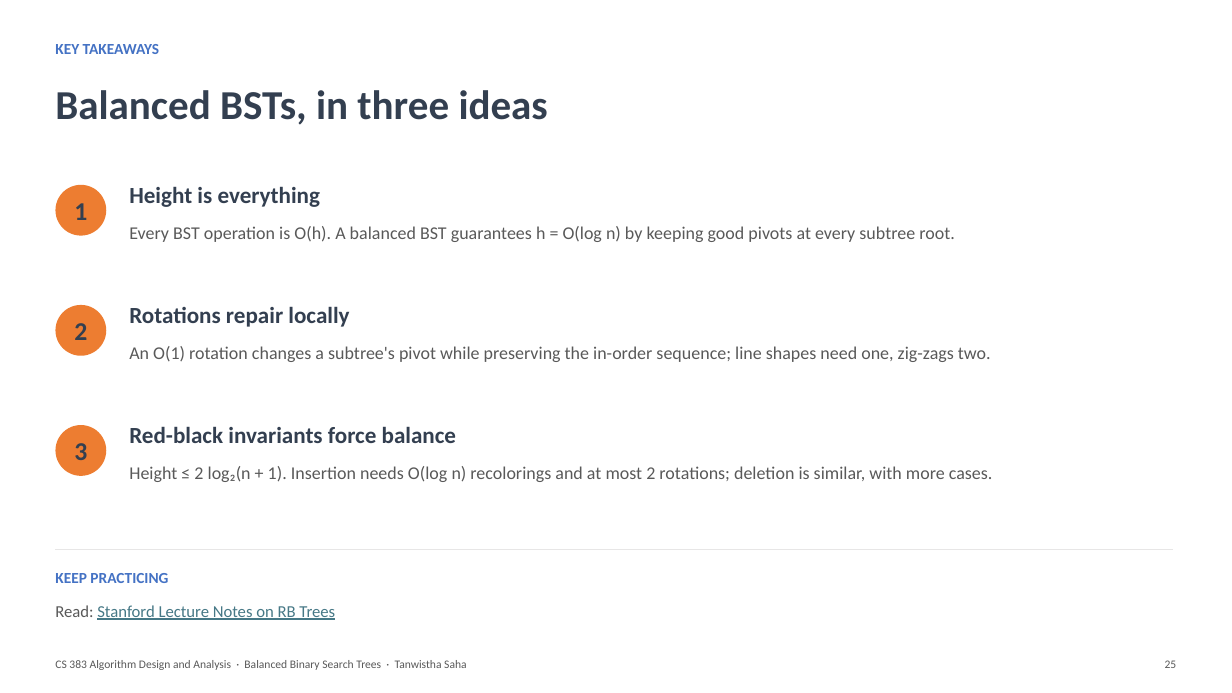
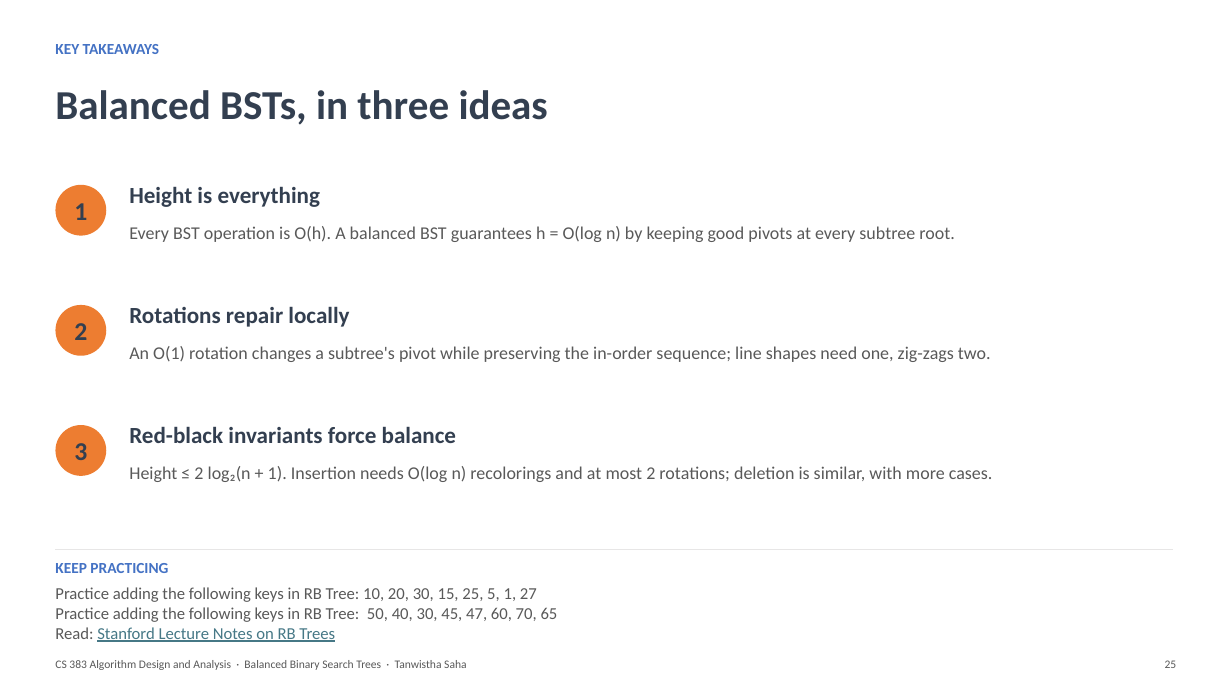
Before and after one commit to tanwistha/cs383_fall26, a slide deck: slide 25 of lectures/BalancedBST_RBTrees_Gist.pptx. Drawn at 1232x693 pixels with LibreOffice and Linux fonts; fonts in the diff are those of the drawing. Boxes give left, top, right and bottom in pixels: in the first picture for what was removed or moved away, otherwise in the second. Text is boxed around its words. In the diff, an @@ line names an element or a change of style, - is before the commit and + after.

Commit message:
added practice examples for RB tree

```diff
--- a/lectures/BalancedBST_RBTrees_Gist.pptx
+++ b/lectures/BalancedBST_RBTrees_Gist.pptx
@@ text "KEEP PRACTICING": place and size @@
-text "KEEP PRACTICING" at [55,573,168,583]
+text "KEEP PRACTICING" at [55,563,168,573]
@@ text at [55,587,558,622]: paragraphs added @@
+Practice adding the following keys in RB Tree: 10, 20, 30, 15, 25, 5, 1, 27
+Practice adding the following keys in RB Tree: 50, 40, 30, 45, 47, 60, 70, 65
@@ text "Practice adding the following keys ...": place and size @@
-text "Practice adding the following keys ..." at [55,605,335,620]
+text "Practice adding the following keys ..." at [55,587,558,642]
```
